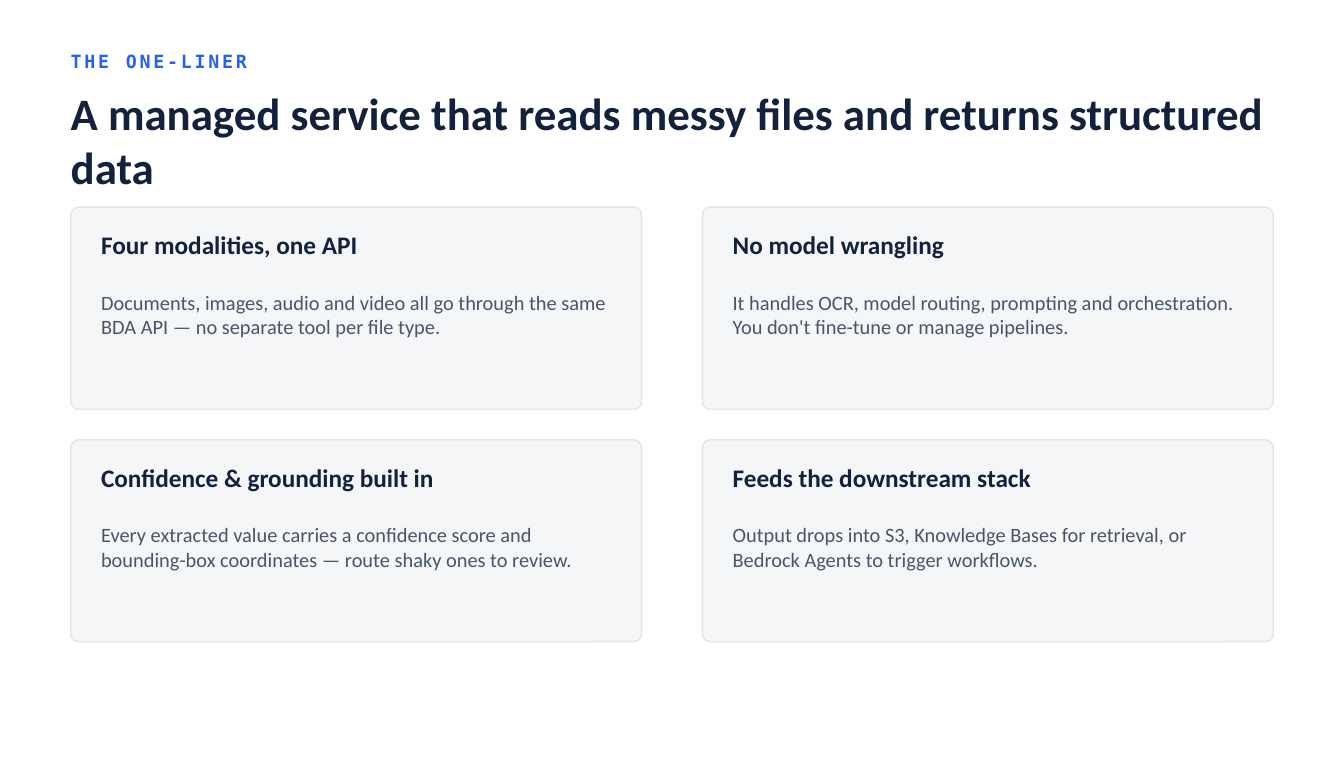
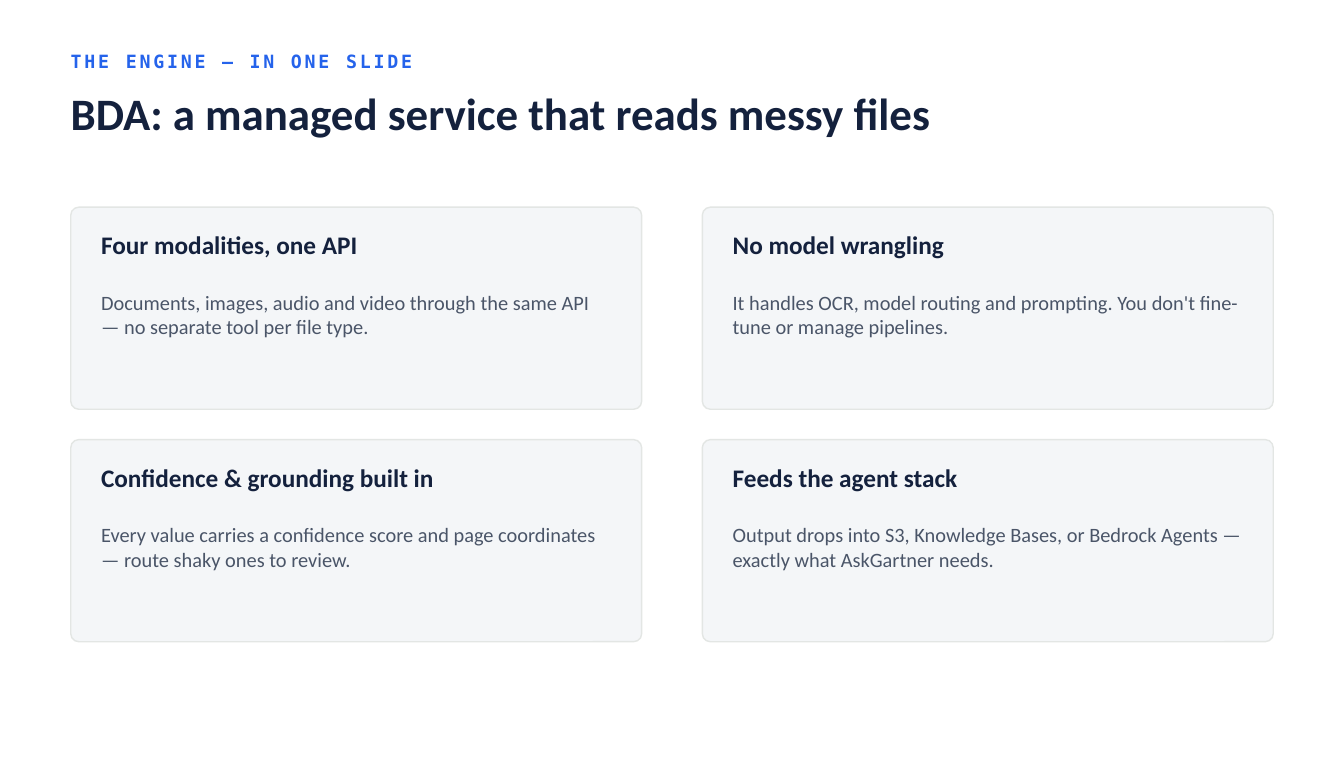
Before and after one commit to ritvic0711/bda_poc, a slide deck: slide 2 of BDA-Engineering-Connect.pptx. Drawn at 1344x758 pixels with LibreOffice and Linux fonts; fonts in the diff are those of the drawing. Boxes give left, top, right and bottom in pixels: in the first picture for what was removed or moved away, otherwise in the second. Text is boxed around its words. In the diff, an @@ line names an element or a change of style, - is before the commit and + after.

```diff
--- a/BDA-Engineering-Connect.pptx
+++ b/BDA-Engineering-Connect.pptx
@@ text at [71, 54, 412, 69]: text changed @@
-THE ONE-LINER
+THE ENGINE — IN ONE SLIDE
@@ title at [71, 98, 930, 138]: text changed @@
-A managed service that reads messy files and returns structured data
+BDA: a managed service that reads messy files
@@ text at [101, 296, 589, 338]: text changed @@
-Documents, images, audio and video all go through the same BDA API — no separate tool per file type.
+Documents, images, audio and video through the same API — no separate tool per file type.
@@ text at [733, 296, 1238, 338]: text changed @@
-It handles OCR, model routing, prompting and orchestration. You don't fine-tune or manage pipelines.
+It handles OCR, model routing and prompting. You don't fine-tune or manage pipelines.
@@ text at [733, 469, 957, 492]: text changed @@
-Feeds the downstream stack
+Feeds the agent stack
@@ text at [101, 528, 595, 571]: text changed @@
-Every extracted value carries a confidence score and bounding-box coordinates — route shaky ones to review.
+Every value carries a confidence score and page coordinates — route shaky ones to review.
@@ text at [733, 528, 1218, 571]: text changed @@
-Output drops into S3, Knowledge Bases for retrieval, or Bedrock Agents to trigger workflows.
+Output drops into S3, Knowledge Bases, or Bedrock Agents — exactly what AskGartner needs.
```
Also in this commit, not shown: 2 other slides changed, 10 slides added, 8 slides removed, 4 other files.
